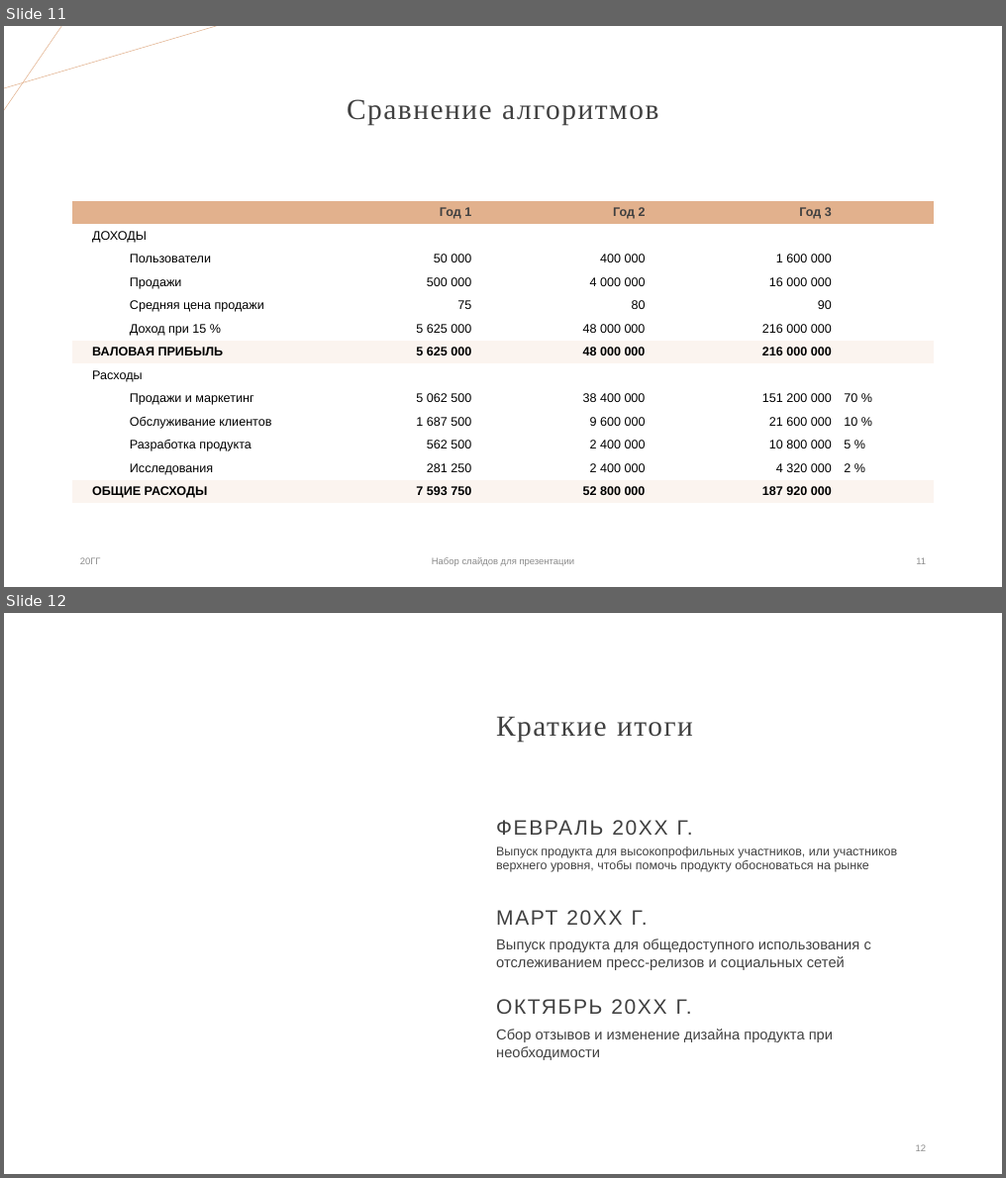
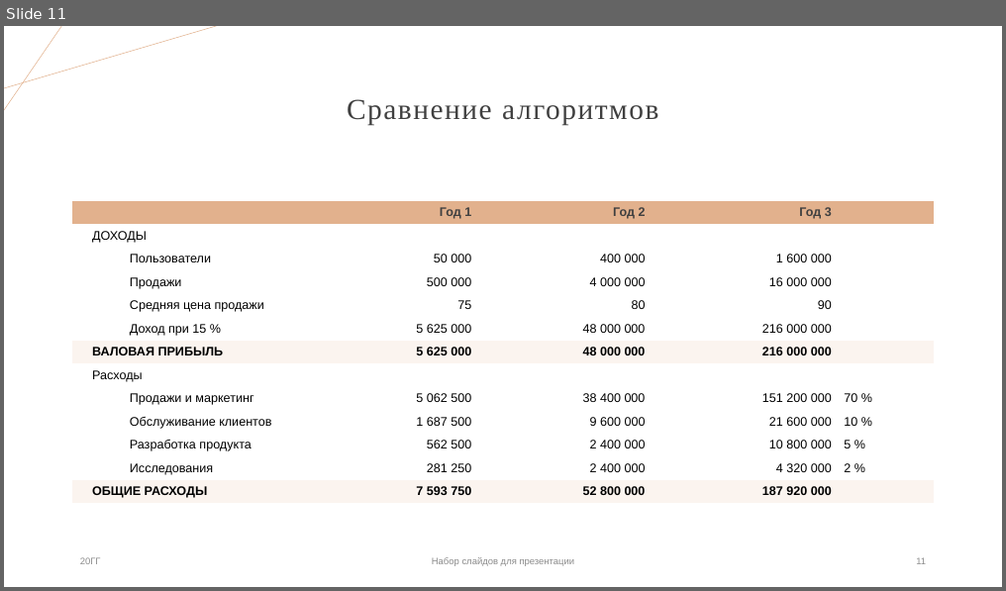
Before and after one commit to IMZolin/Opt-methods-coursework, a slide deck: Gvozdev_Zolin_Khlamkin.pptx. Shown one above the other, each under a label of ours: slides 11 and 12 before the commit, slide 11 after it. The pictures are 1006x1178 and 1006x591 pixels, drawn with LibreOffice and Linux fonts; fonts in the diff are those of the drawing; background and template pictures are left out. Boxes give left, top, right and bottom in pixels: in the first picture for what was removed or moved away, otherwise in the second. Text is boxed around its words. In the diff, an @@ line names an element or a change of style, - is before the commit and + after.

```diff
--- a/Gvozdev_Zolin_Khlamkin.pptx
+++ b/Gvozdev_Zolin_Khlamkin.pptx
@@ slide 12 removed at box(4, 613, 1002, 1174), background #FFFFFF @@
@@ title removed at box(496, 716, 693, 742) @@
-Краткие итоги
@@ text removed at box(496, 820, 693, 835) @@
-ФЕВРАЛЬ 20ХХ Г.
@@ text removed at box(496, 847, 898, 872) @@
-Выпуск продукта для высокопрофильных участников, или участников верхнего уровня, чтобы помочь продукту обосноваться на рынке
@@ text removed at box(496, 910, 648, 925) @@
-МАРТ 20ХХ Г.
@@ text removed at box(496, 939, 871, 970) @@
-Выпуск продукта для общедоступного использования с отслеживанием пресс-релизов и социальных сетей
@@ text removed at box(496, 999, 692, 1014) @@
-ОКТЯБРЬ 20ХХ Г.
@@ text removed at box(496, 1029, 833, 1060) @@
-Сбор отзывов и изменение дизайна продукта при необходимости
@@ page number removed at box(916, 1145, 927, 1152) @@
-12
```
Also in this commit, not shown: 6 slides changed, 1 slide added, 8 other files.
